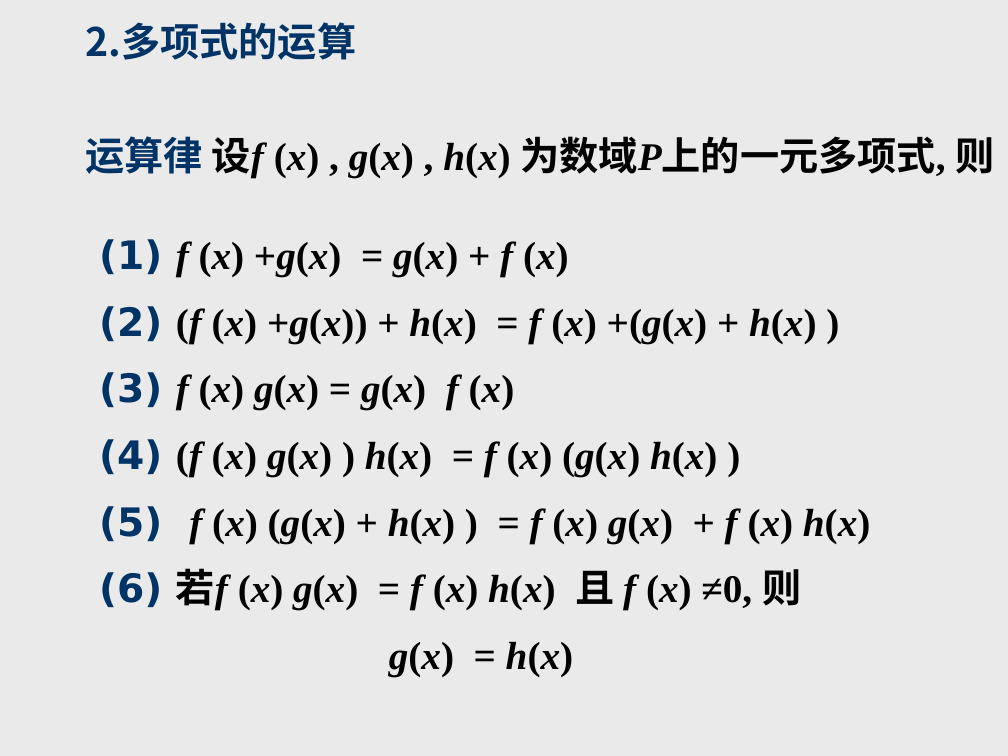
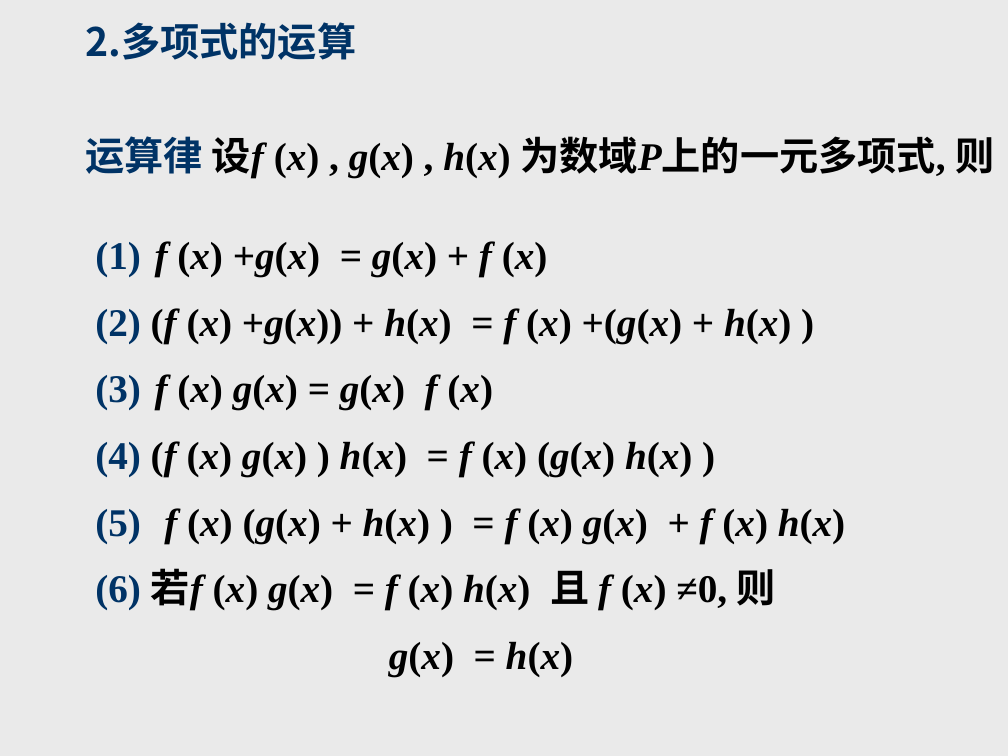
Before and after one commit to zhangbiaomath/zhangbiaomath.github.io, a slide deck: slide 11 of teaching/高等代数/课件/第1章-多项式.pptx. Drawn at 1008x756 pixels with LibreOffice and Linux fonts; fonts in the diff are those of the drawing. Boxes give left, top, right and bottom in pixels: in the first picture for what was removed or moved away, otherwise in the second. Text is boxed around its words. In the diff, an @@ line names an element or a change of style, - is before the commit and + after.

```diff
--- a/teaching/高等代数/课件/第1章-多项式.pptx
+++ b/teaching/高等代数/课件/第1章-多项式.pptx
@@ text at bbox=[95, 241, 845, 611]: font DejaVu Sans to Times New Roman in "(1)", "(2)", "(3)", "(4)" and 2 more places @@
```
Also in this commit, not shown: 4 other slides changed.
